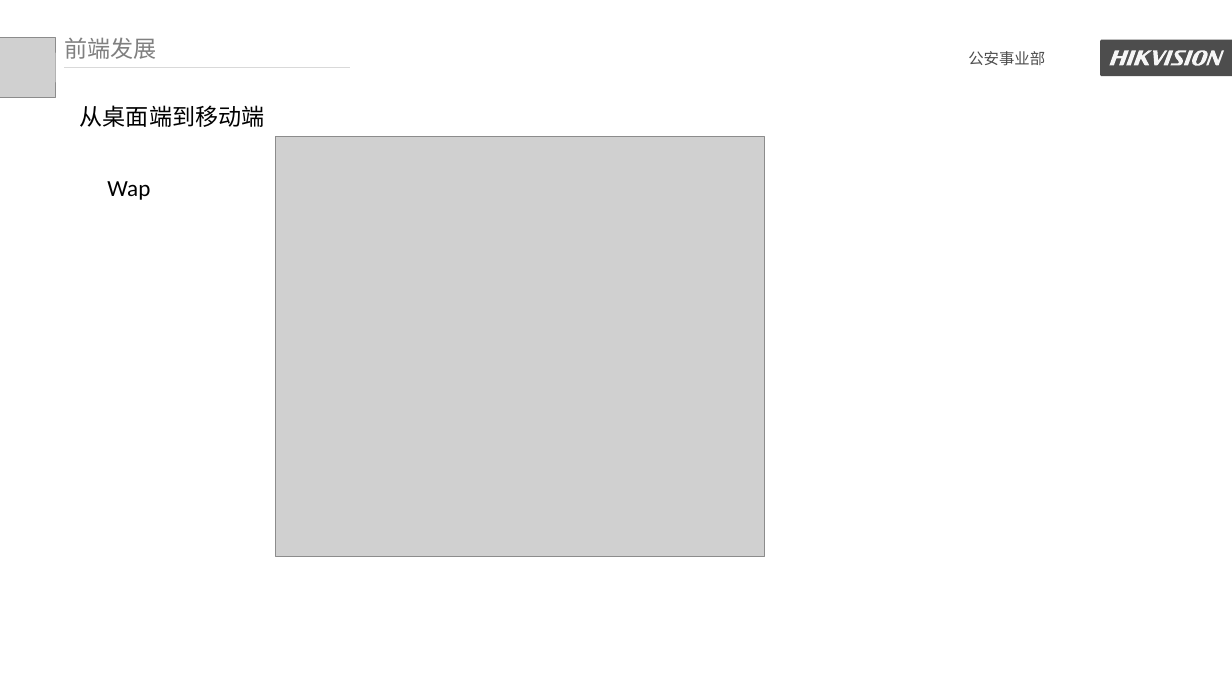
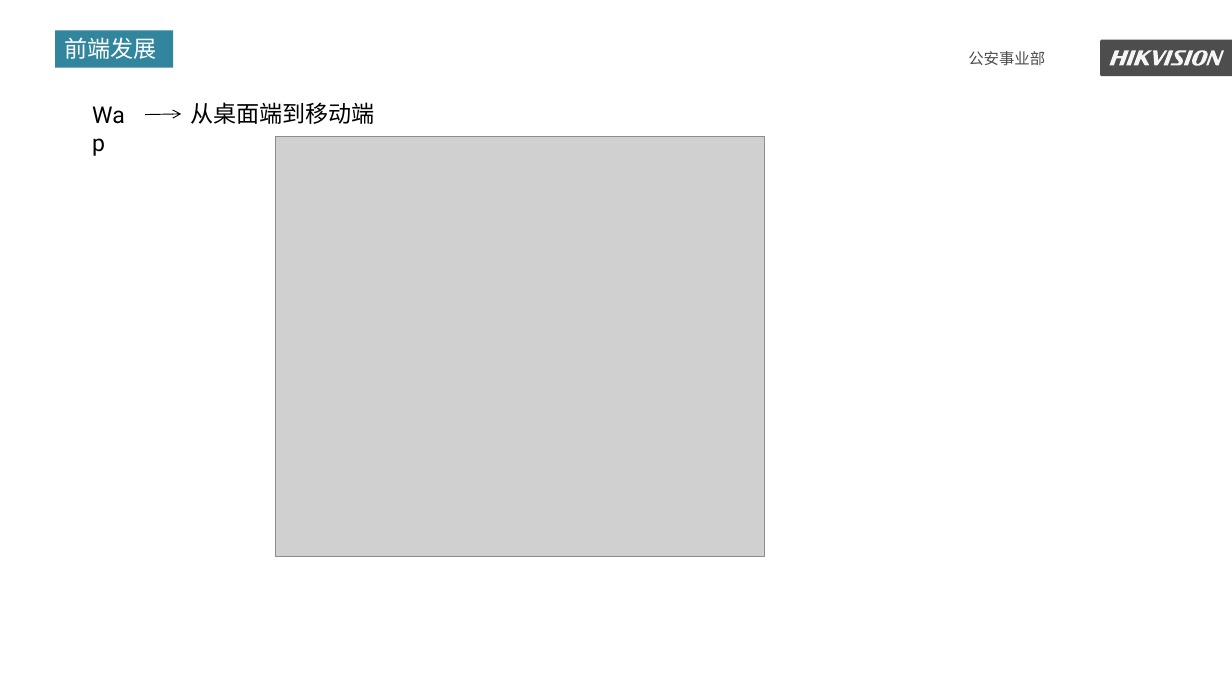
Before and after one commit to kaisajiang/Vue-Classroom, a slide deck: slide 12 of class1/Web前端框架介绍0.pptx. Drawn at 1232x693 pixels with LibreOffice and Linux fonts; fonts in the diff are those of the drawing; grey boxes stand for pictures. Boxes give left, top, right and bottom in pixels: in the first picture for what was removed or moved away, otherwise in the second. Text is boxed around its words. In the diff, an @@ line names an element or a change of style, - is before the commit and + after.

```diff
--- a/class1/Web前端框架介绍0.pptx
+++ b/class1/Web前端框架介绍0.pptx
@@ picture removed at [0,38,55,98] @@
@@ rectangle "前端发展": place and size @@
-rectangle "前端发展" at [64,37,156,59]
+rectangle "前端发展" at [55,30,174,67]
@@ rectangle "前端发展" at [55,30,174,67]: text colour #808080 to #FFFFFF; fill none to #31859C @@
@@ line removed from (65, 67) to (350, 67) @@
@@ text "Wap" at [83,96,145,133]: font Calibri to Roboto @@
@@ text "Wap": place and size @@
-text "Wap" at [107,181,150,200]
+text "Wap" at [83,96,145,133]
@@ arrow added from (145, 115) to (181, 114), #000000 0.75 pt @@
@@ text "从桌面端到移动端": place and size @@
-text "从桌面端到移动端" at [80,105,265,127]
+text "从桌面端到移动端" at [190,102,375,124]
@@ text "从桌面端到移动端" at [190,102,375,124]: font Calibri to Roboto @@
```
Also in this commit, not shown: 36 other slides changed, 2 other files.
